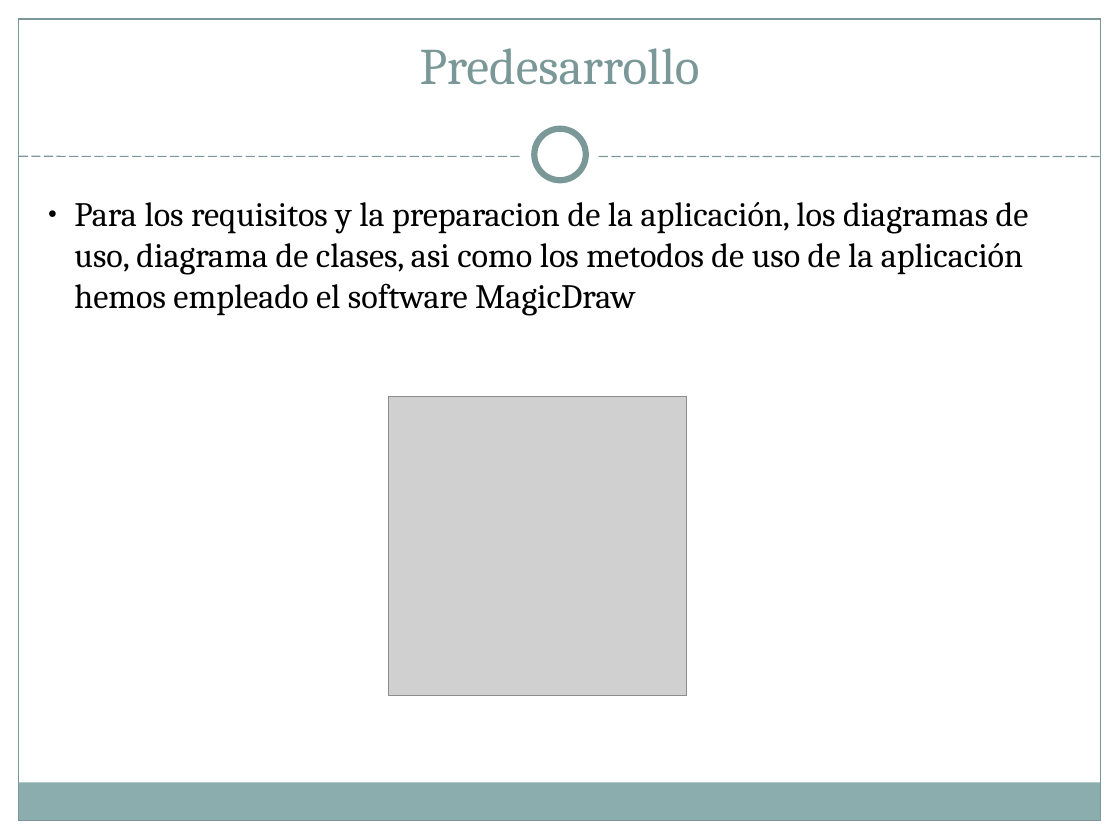
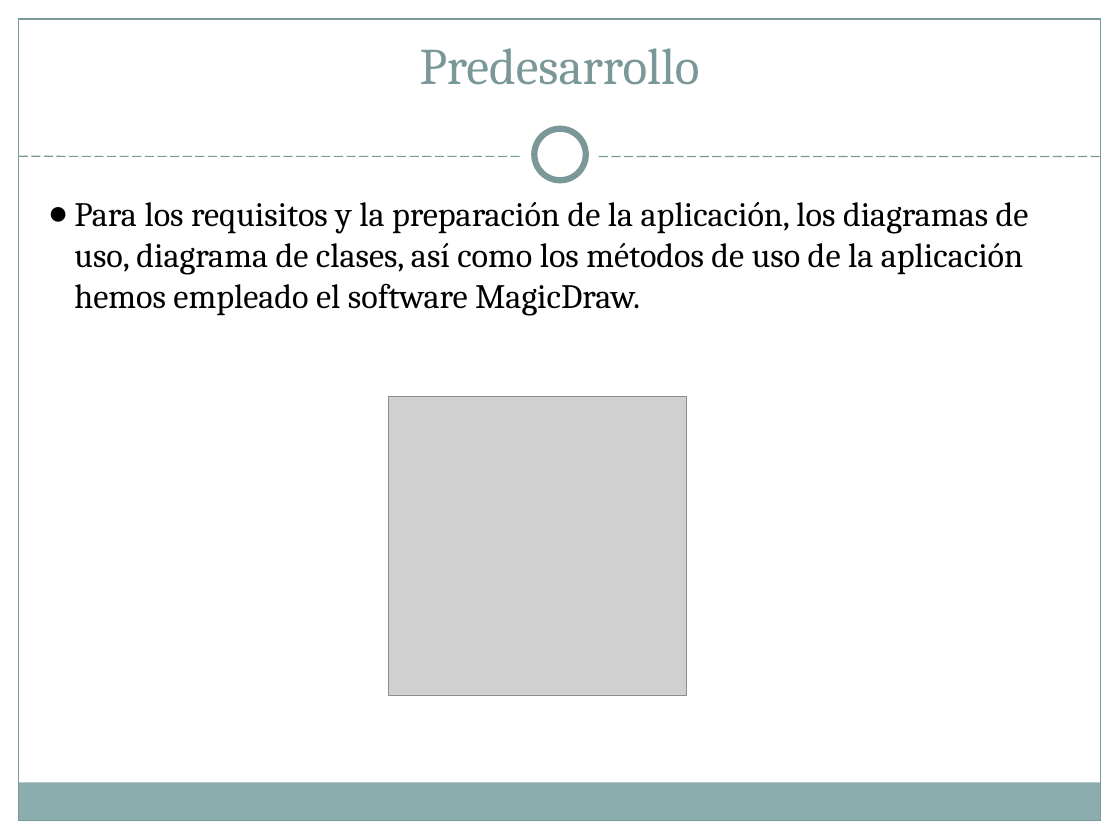
Before and after one commit to ReivajRa/Cooking_Ingenieros, a slide deck: slide 10 of Documentación/Cheap Deal presentacion.ppt (slide 9 before the commit). Drawn at 1120x840 pixels with LibreOffice and Linux fonts; fonts in the diff are those of the drawing; grey boxes stand for pictures. Boxes give left, top, right and bottom in pixels: in the first picture for what was removed or moved away, otherwise in the second. Text is boxed around its words. In the diff, an @@ line names an element or a change of style, - is before the commit and + after.

```diff
--- a/Documentación/Cheap Deal presentacion.ppt
+++ b/Documentación/Cheap Deal presentacion.ppt
@@ text at [74, 202, 1029, 316]: text changed @@
-● Para los requisitos y la preparacion de la aplicación, los diagramas de uso, diagrama de clases, asi como los metodos de uso de la aplicación hemos empleado el software MagicDraw
+● Para los requisitos y la preparación de la aplicación, los diagramas de uso, diagrama de clases, así como los métodos de uso de la aplicación hemos empleado el software MagicDraw.
```
Also in this commit, not shown: 12 other slides changed, 1 slide added.
